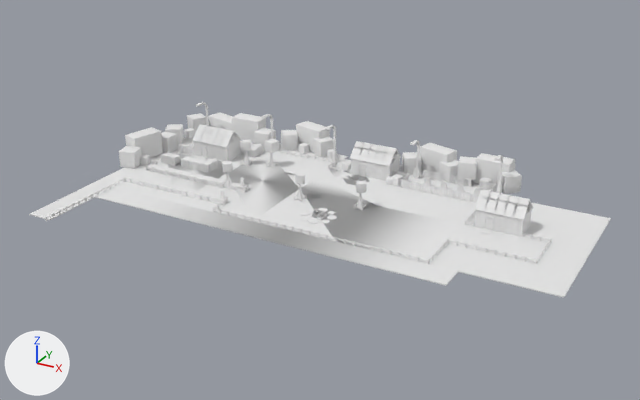
The OBJ model tests/fixtures/models/hello_friend-environment-0n.obj: old version first, new version second.
Camera for both pictures: a 50 mm lens placed at (66.7, -90.5, 39.7), pointed at (24.3, -13.4, 1.1). Lighting does not change. The marker at lower left points along +X, +Y and +Z. Where no turn or scale is listed for an object, it has been applied to the vertices. Vertices at the same position are counted once.

Names of what the first picture shows: 'hello_friend-environment-0n'.
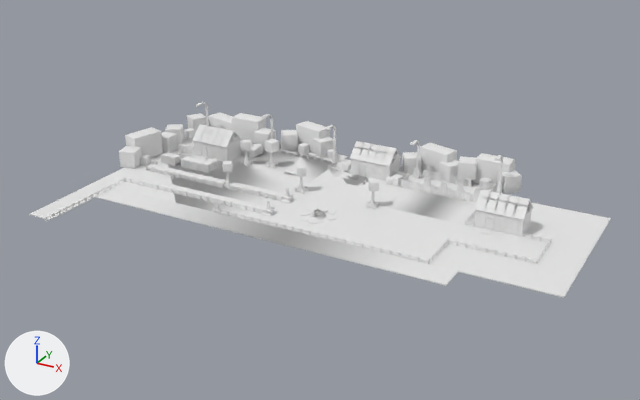
Boxes [x1, y1, x2, y2] around the edits, measured in the pictures (640 x 400 px; the box of a moved part takes in the faces that stretch with it):
part 1 of me_hello_friend_environment_0n, moved or reshaped: before [295, 172, 305, 184]; after [297, 165, 306, 176]
part 2 of me_hello_friend_environment_0n, moved or reshaped: before [356, 181, 366, 193]; after [368, 179, 379, 191]
part 3 of me_hello_friend_environment_0n, added: after [224, 198, 236, 207]
part 4 of me_hello_friend_environment_0n, added: after [232, 199, 244, 208]
part 5 of me_hello_friend_environment_0n, added: after [240, 201, 252, 210]
part 6 of me_hello_friend_environment_0n, added: after [247, 203, 259, 212]
part 7 of me_hello_friend_environment_0n, added: after [255, 205, 266, 214]
part 8 of me_hello_friend_environment_0n, added: after [244, 185, 256, 194]
part 9 of me_hello_friend_environment_0n, added: after [252, 187, 263, 196]
part 10 of me_hello_friend_environment_0n, added: after [275, 192, 285, 201]
part 11 of me_hello_friend_environment_0n, added: after [267, 190, 279, 199]
part 12 of me_hello_friend_environment_0n, added: after [259, 189, 271, 197]
part 13 of me_hello_friend_environment_0n, added: after [208, 178, 220, 185]
part 14 of me_hello_friend_environment_0n, added: after [237, 184, 248, 192]
part 15 of me_hello_friend_environment_0n, deleted: before [220, 178, 476, 225]
part 16 of me_hello_friend_environment_0n, built on: before [113, 140, 610, 293]; after [217, 151, 465, 263]

Diff of the bpy script that builds the scene:
```diff
--- a/tests/fixtures/models/hello_friend-environment-0n.obj.py
+++ b/tests/fixtures/models/hello_friend-environment-0n.obj.py
@@ me_hello_friend_environment_0n @@
-me_hello_friend_environment_0n.from_pydata(...)  # 9052 vertices, 15215 faces; spans x -4.2..52.5, y -30.0..4.3, z -0.5..5.0
+me_hello_friend_environment_0n.from_pydata(...)  # 9775 vertices, 16545 faces; spans x -4.2..52.5, y -30.0..4.3, z -0.5..5.0
+# me_hello_friend_environment_0n part 1: the loose piece of 32 vertices spanning x 20.3..21.7, y -12.6..-11.2, z 2.0..3.1 is moved by (-1.0, 2.0, 0.0)
+# me_hello_friend_environment_0n part 2: the loose piece of 32 vertices spanning x 27.3..28.7, y -11.6..-10.2, z 2.0..3.1 is moved by (1.0, 1.0, 0.0)
+# me_hello_friend_environment_0n part 3: the loose piece of 32 vertices spanning x 11.4..12.6, y -17.5..-16.3, z -0.5..0.6 is copied, and the copy is moved by (3.0, 0.0, 0.0); it spans x 14.4..15.6, y -17.5..-16.3, z -0.5..0.6
+# me_hello_friend_environment_0n part 4: the loose piece of 32 vertices spanning x 12.4..13.6, y -17.5..-16.4, z -0.5..0.6 is copied, and the copy is moved by (3.0, 0.0, 0.0); it spans x 15.4..16.5, y -17.5..-16.4, z -0.5..0.6
+# me_hello_friend_environment_0n part 5: the loose piece of 32 vertices spanning x 11.4..12.6, y -17.5..-16.3, z -0.5..0.6 is copied, and the copy is moved by (5.0, 0.0, 0.0); it spans x 16.4..17.6, y -17.5..-16.3, z -0.5..0.6
+# me_hello_friend_environment_0n part 6: the loose piece of 32 vertices spanning x 11.4..12.6, y -17.5..-16.3, z -0.5..0.6 is copied, and the copy is moved by (6.0, 0.0, 0.0); it spans x 17.4..18.6, y -17.5..-16.3, z -0.5..0.6
+# me_hello_friend_environment_0n part 7: the loose piece of 32 vertices spanning x 12.4..13.6, y -17.5..-16.4, z -0.5..0.6 is copied, and the copy is moved by (6.0, 0.0, 0.0); it spans x 18.5..19.5, y -17.5..-16.4, z -0.5..0.6
+# me_hello_friend_environment_0n part 8: the loose piece of 32 vertices spanning x 12.4..13.6, y -13.4..-12.4, z -0.5..0.6 is copied, and the copy is moved by (2.0, 0.0, 0.0); it spans x 14.4..15.6, y -13.4..-12.4, z -0.5..0.6
+# me_hello_friend_environment_0n part 9: the loose piece of 32 vertices spanning x 10.4..11.6, y -13.5..-12.3, z -0.5..0.6 is copied, and the copy is moved by (5.0, 0.0, 0.0); it spans x 15.4..16.6, y -13.5..-12.3, z -0.5..0.6
+# me_hello_friend_environment_0n part 10: the loose piece of 32 vertices spanning x 10.4..11.6, y -13.5..-12.3, z -0.5..0.6 is copied, and the copy is moved by (8.0, 0.0, 0.0); it spans x 18.4..19.6, y -13.5..-12.3, z -0.5..0.6
+# me_hello_friend_environment_0n part 11: the loose piece of 32 vertices spanning x 12.4..13.6, y -13.4..-12.4, z -0.5..0.6 is copied, and the copy is moved by (5.0, 0.0, 0.0); it spans x 17.5..18.5, y -13.4..-12.4, z -0.5..0.6
+# me_hello_friend_environment_0n part 12: the loose piece of 32 vertices spanning x 10.4..11.6, y -13.5..-12.3, z -0.5..0.6 is copied, and the copy is moved by (6.0, 0.0, 0.0); it spans x 16.4..17.6, y -13.5..-12.3, z -0.5..0.6
+# me_hello_friend_environment_0n part 13: the loose piece of 32 vertices spanning x 10.4..11.6, y -13.5..-12.3, z -0.5..0.6 is copied, and the copy is turned 30 degrees about the z axis through its middle, then moved by (-1.0, 0.0, 0.0); it spans x 9.4..10.6, y -13.5..-12.3, z -0.5..0.6
+# me_hello_friend_environment_0n part 14: the loose piece of 32 vertices spanning x 10.4..11.6, y -13.5..-12.3, z -0.5..0.6 is copied, and the copy is moved by (3.0, 0.0, 0.0); it spans x 13.4..14.6, y -13.5..-12.3, z -0.5..0.6
+# me_hello_friend_environment_0n part 15: 9 loose pieces with 120 vertices, spanning x 13.8..39.5, y -17.2..-3.5, z -0.1..2.0, are deleted
+# me_hello_friend_environment_0n part 16: 94 vertices moved within x 14.4..25.6, y -17.5..-14.4, z 0.0..0.5; 245 vertices removed from x 0.5..39.5, y -19.5..2.5, z -0.5..0.6; 704 vertices added at x 13.4..29.5, y -19.5..-9.4, z -0.5..2.0
 me_hello_friend_environment_0n.materials.append(mat_hello_friend_environment_0n)
```
